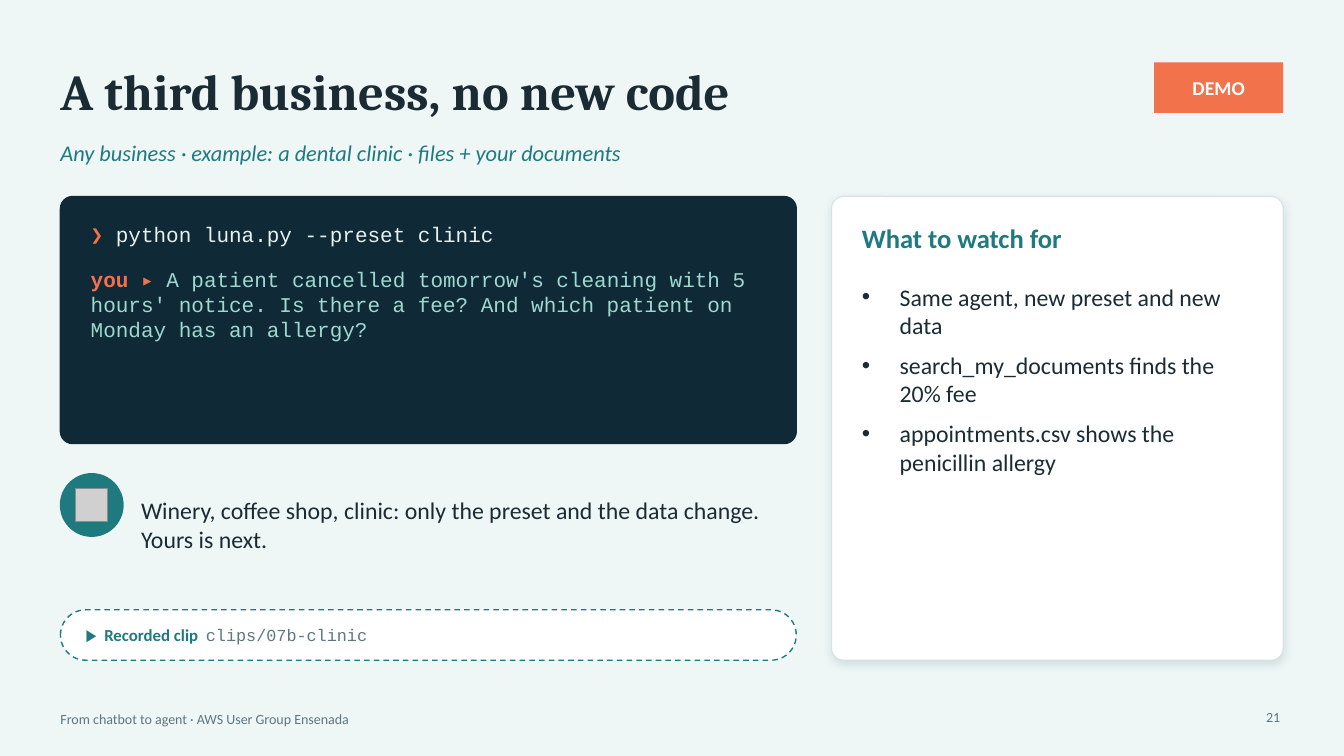
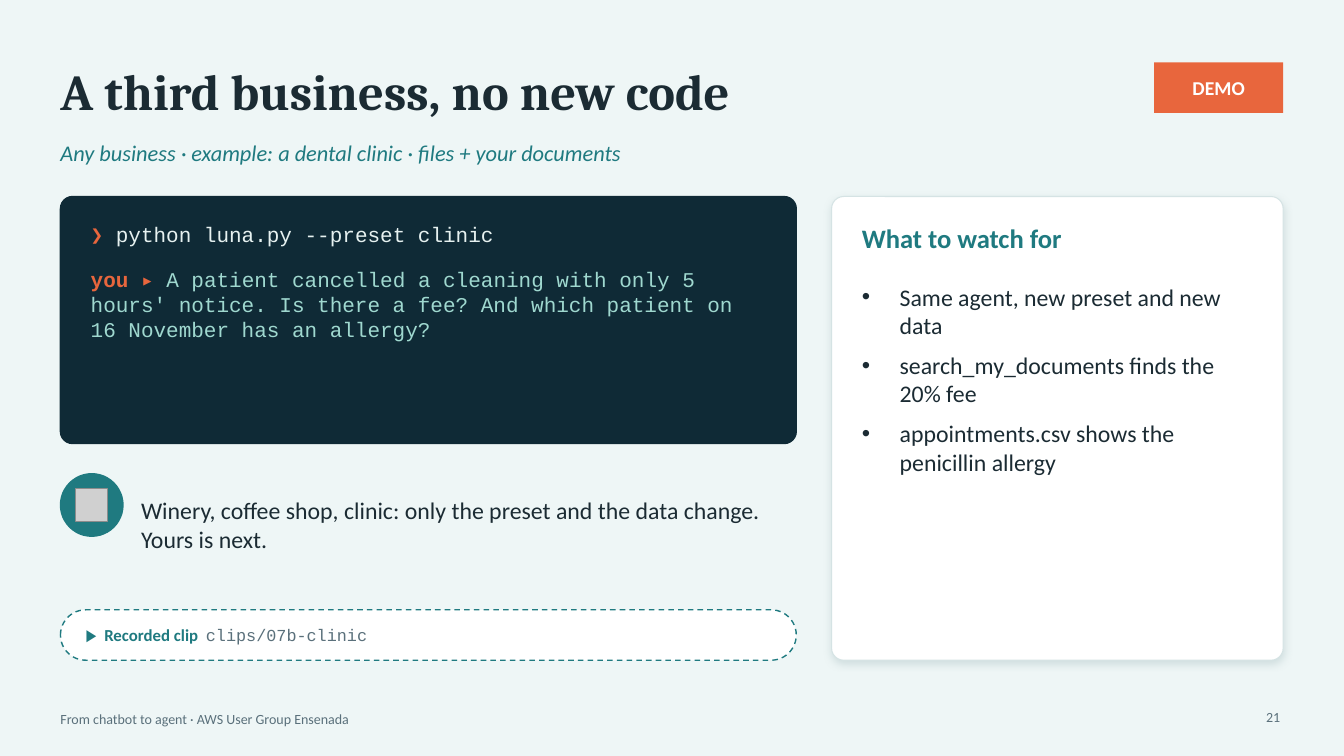
Before and after one commit to aws-ug-ensenada/claude-on-aws-ensenada, a slide deck: slide 21 of docs/slides/claude-on-aws-ensenada.pptx. Drawn at 1344x756 pixels with LibreOffice and Linux fonts; fonts in the diff are those of the drawing; grey boxes stand for pictures. Boxes give left, top, right and bottom in pixels: in the first picture for what was removed or moved away, otherwise in the second. Text is boxed around its words. In the diff, an @@ line names an element or a change of style, - is before the commit and + after.

```diff
--- a/docs/slides/claude-on-aws-ensenada.pptx
+++ b/docs/slides/claude-on-aws-ensenada.pptx
@@ text at (91,272,732,342): text changed @@
-you ▸ A patient cancelled tomorrow's cleaning with 5 hours' notice. Is there a fee? And which patient on Monday has an allergy?
+you ▸ A patient cancelled a cleaning with only 5 hours' notice. Is there a fee? And which patient on 16 November has an allergy?
```
Also in this commit, not shown: 37 other slides changed, 14 other files.
